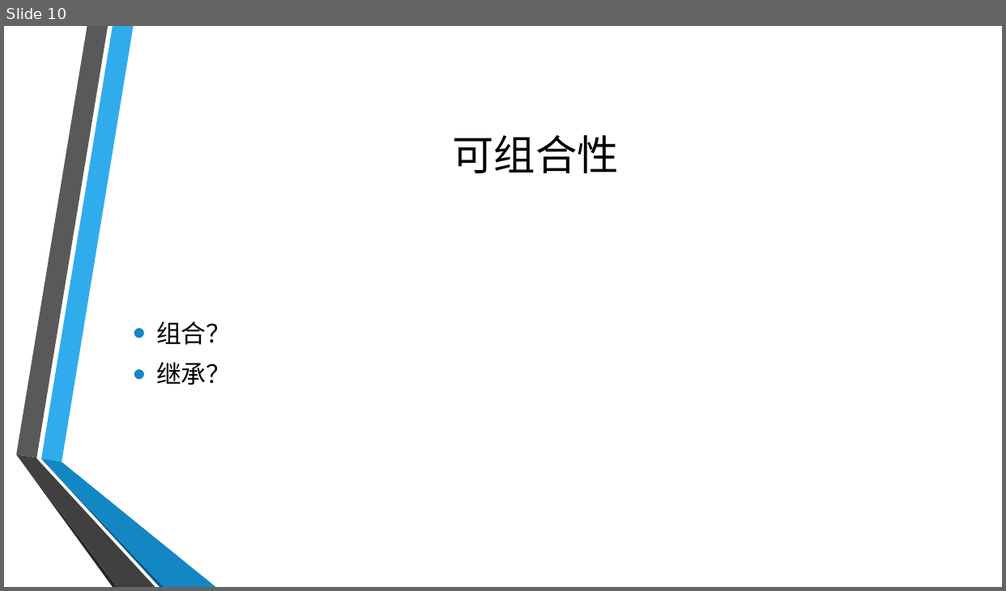
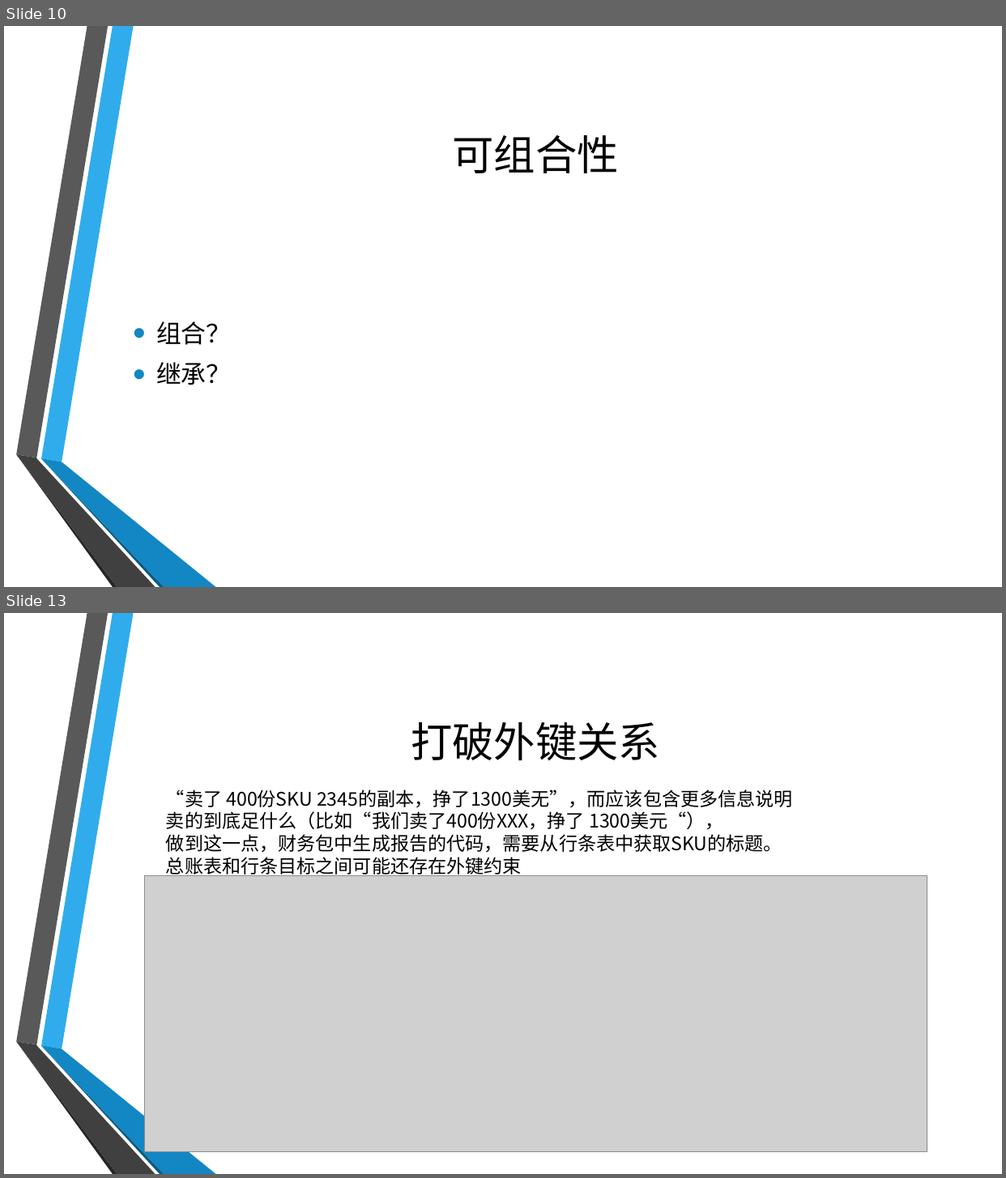
Before and after one commit to GloryXu/spring-cloud, a slide deck: Micro Service.pptx. Shown one above the other, each under a label of ours: slide 10 before the commit, slides 10 and 13 after it; the slides between them are not shown. The pictures are 1006x591 and 1006x1178 pixels, drawn with LibreOffice and Linux fonts; fonts in the diff are those of the drawing; grey boxes stand for pictures; background and template pictures are left out. Boxes give left, top, right and bottom in pixels: in the first picture for what was removed or moved away, otherwise in the second. Text is boxed around its words. In the diff, an @@ line names an element or a change of style, - is before the commit and + after.

```diff
--- a/Micro Service.pptx
+++ b/Micro Service.pptx
@@ slide 13 added at bbox=[4, 613, 1002, 1174], background picture (left out); not listed: 6 template elements that a slide beside it also shows @@
@@ title added at bbox=[411, 722, 660, 760], 40 pt, text #000000 @@
+打破外键关系
@@ text added at bbox=[166, 790, 793, 878], 18 pt, text #000000 @@
+“卖了 400份SKU 2345的副本，挣了1300美无”，而应该包含更多信息说明
+卖的到底足什么（比如“我们卖了400份XXX，挣了 1300美元“），
+做到这一点，财务包中生成报告的代码，需要从行条表中获取SKU的标题。
+总账表和行条目标之间可能还存在外键约束
@@ picture added at bbox=[144, 876, 927, 1152] @@
```
Also in this commit, not shown: 12 other slides added, 2 other files.
